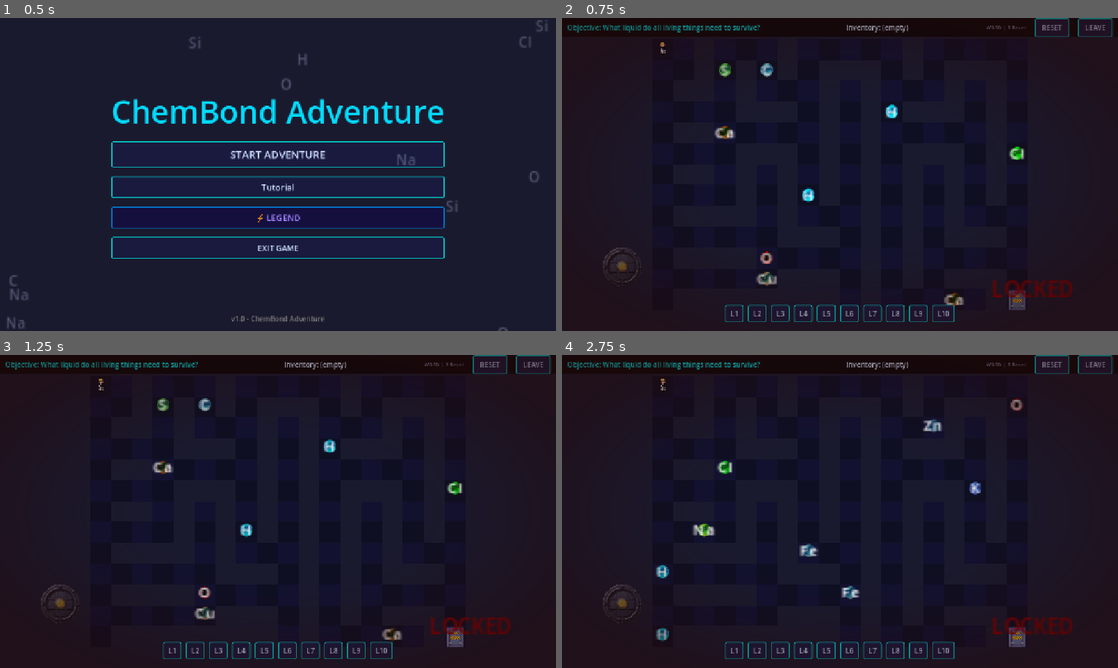
Above: before the commit, frames 1-4 (two rows, left to right).
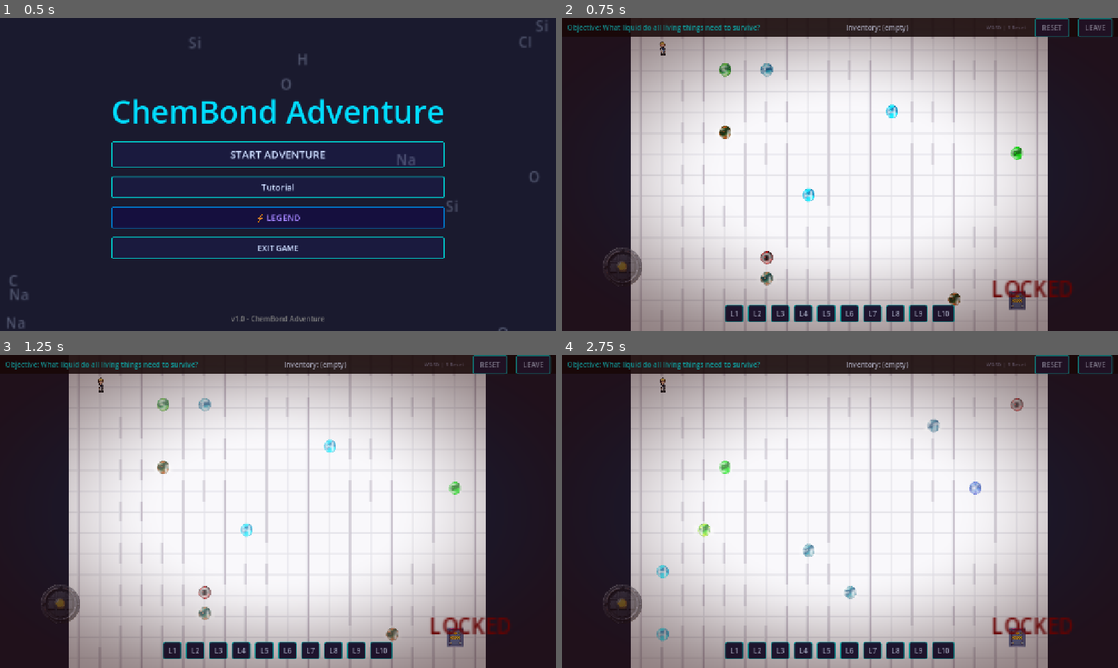
Above: after the commit, the same moments.

Repository: marshal-rizky/Chemistry-Maze
Game: Godot game, scene res://scenes/main_menu.tscn
Same seed, same stepped clock (60 frames per second), same inputs: the game is played once before the commit and once after it. Sound files missing from this copy of the repository are replaced by a short silence.
Inputs:
- Up to frame 1 (0.5 s): no input
- Up to frame 2 (0.75 s): click "START ADVENTURE" at 0.5 s
- Up to frame 3 (1.25 s): no input
- Up to frame 4 (2.75 s): click "LEAVE" at 1.25 s; click "START ADVENTURE" at 2 s

Frame 1 is identical in both runs. In frame 2, 68% of the frame differs, in the area x 12-88%, y 5-100%; in frame 3, 68%; in frame 4, 68%.

Commit message:
fix: point maze.tscn tileset to tiles_wang.png
The tileset was embedded directly in maze.tscn (not loaded from
tileset.tres), so all previous tileset.tres changes were silently
ignored. Updated the inline TileSetAtlasSource to use tiles_wang.png
and registered all 16 Wang tiles (4×4 grid).

Co-Authored-By: Claude Sonnet 4.6 <noreply@anthropic.com>

Diff:
--- a/scenes/maze.tscn
+++ b/scenes/maze.tscn
@@ -1,7 +1,7 @@
 [gd_scene format=3]
 
 [ext_resource type="Script" path="res://scripts/maze_manager.gd" id="1_fgl6e"]
-[ext_resource type="Texture2D" path="res://assets/tiles.png" id="2_l3biw"]
+[ext_resource type="Texture2D" path="res://assets/tiles_wang.png" id="2_l3biw"]
 
 [sub_resource type="TileSetAtlasSource" id="TileSetAtlasSource_ylah7"]
 texture = ExtResource("2_l3biw")
@@ -9,6 +9,18 @@
 1:0/0 = 0
 2:0/0 = 0
 3:0/0 = 0
+0:1/0 = 0
+1:1/0 = 0
+2:1/0 = 0
+3:1/0 = 0
+0:2/0 = 0
+1:2/0 = 0
+2:2/0 = 0
+3:2/0 = 0
+0:3/0 = 0
+1:3/0 = 0
+2:3/0 = 0
+3:3/0 = 0
 
 [sub_resource type="TileSet" id="TileSet_vqf1n"]
 physics_layer_0/collision_layer = 1
